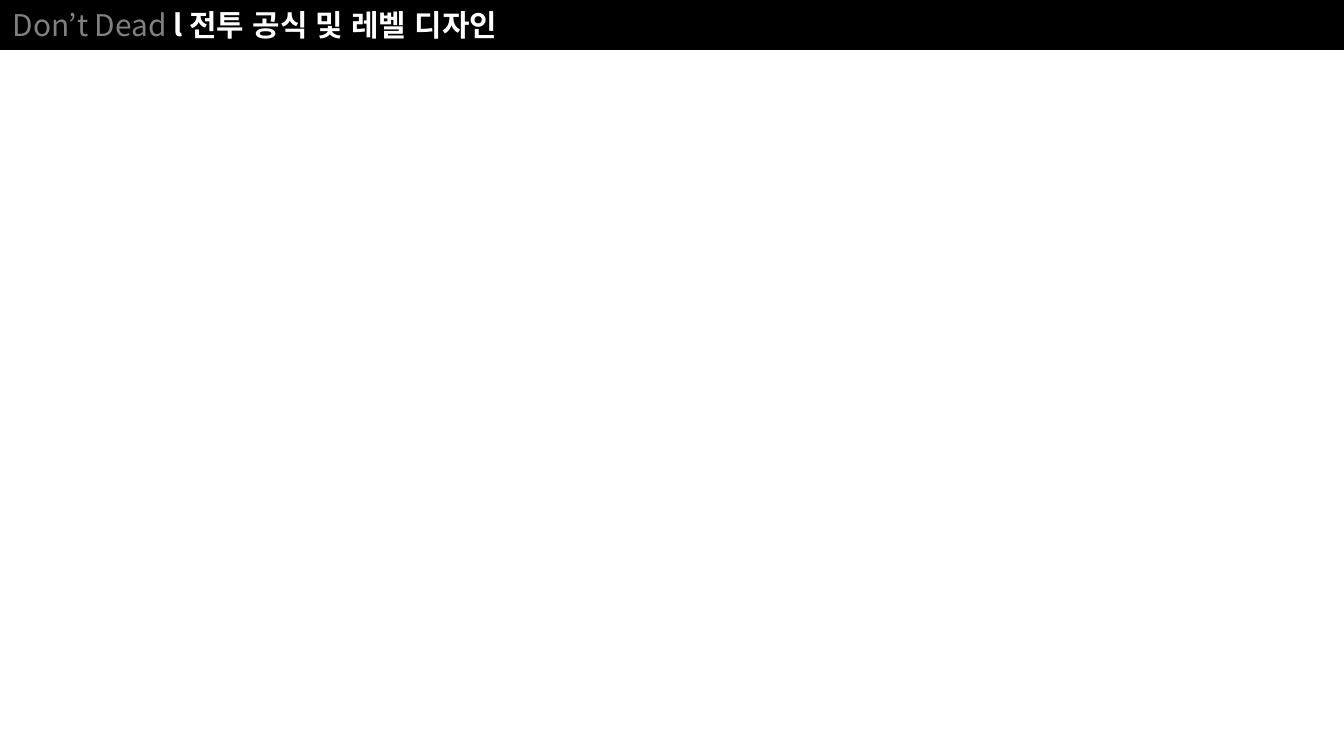
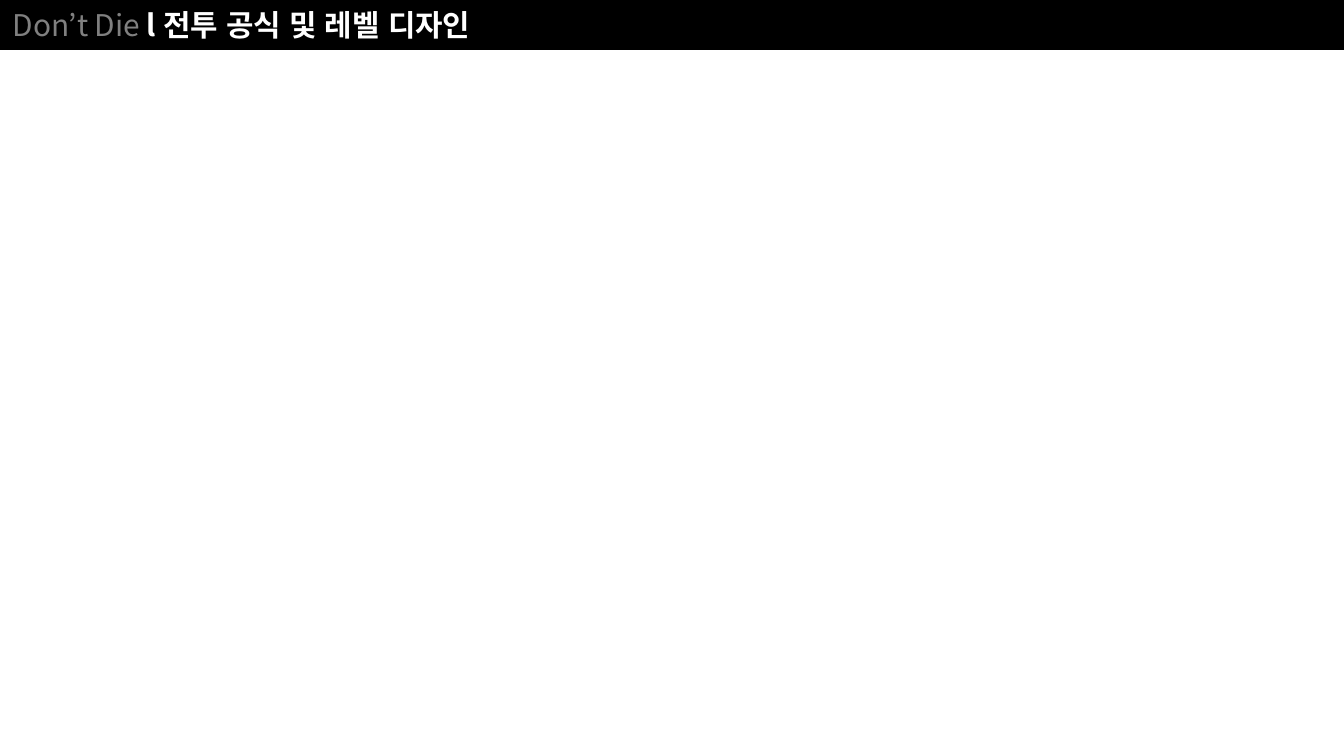
Before and after one commit to NoahCalhoun/DontDie, a slide deck: slide 8 of DDDocument/Don't Die ProtoType.pptx. Drawn at 1344x756 pixels with LibreOffice and Linux fonts; fonts in the diff are those of the drawing. Boxes give left, top, right and bottom in pixels: in the first picture for what was removed or moved away, otherwise in the second. Text is boxed around its words. In the diff, an @@ line names an element or a change of style, - is before the commit and + after.

```diff
--- a/DDDocument/Don't Die ProtoType.pptx
+++ b/DDDocument/Don't Die ProtoType.pptx
@@ text in rectangle at (13, 11, 470, 39): text changed @@
-Don’t Dead l 전투 공식 및 레벨 디자인
+Don’t Die l 전투 공식 및 레벨 디자인
```
Also in this commit, not shown: 8 other slides changed, 1 slide added.
